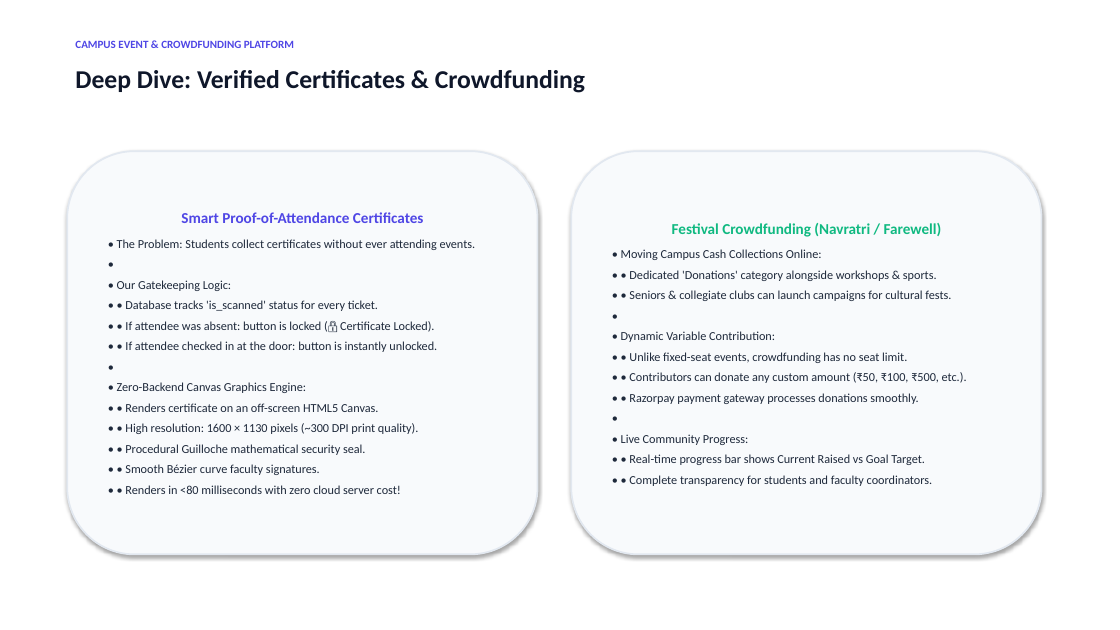
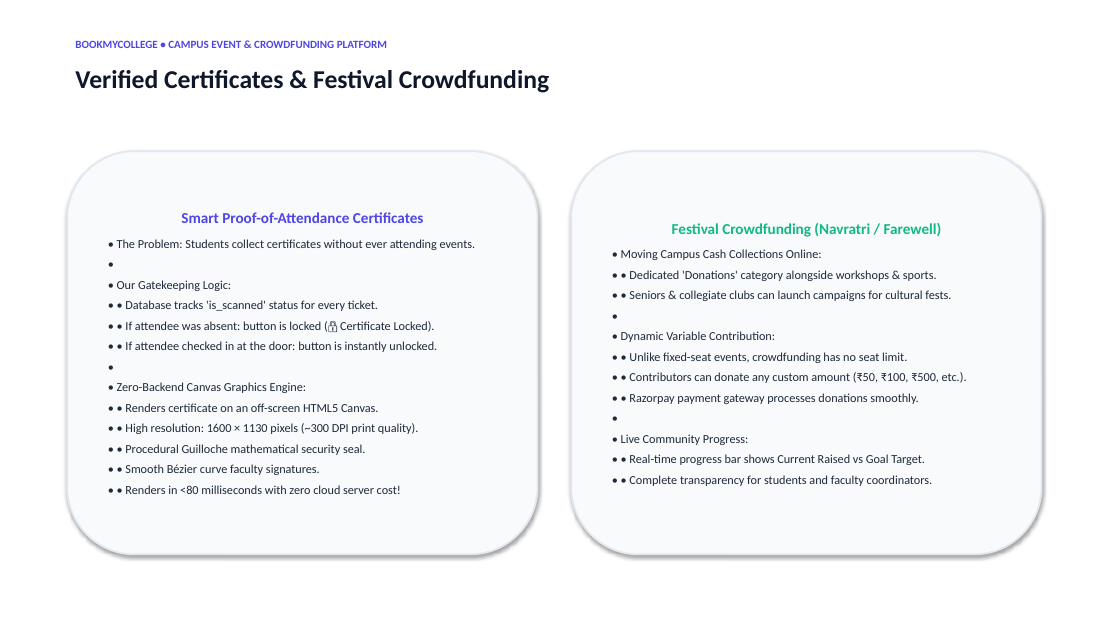
Before and after one commit to HarshitSingh-1/ITW, a slide deck: slide 7 of CAMPUS_EVENT_PLATFORM_PRESENTATION.pptx. Drawn at 1120x630 pixels with LibreOffice and Linux fonts; fonts in the diff are those of the drawing. Boxes give left, top, right and bottom in pixels: in the first picture for what was removed or moved away, otherwise in the second. Text is boxed around its words. In the diff, an @@ line names an element or a change of style, - is before the commit and + after.

```diff
--- a/CAMPUS_EVENT_PLATFORM_PRESENTATION.pptx
+++ b/CAMPUS_EVENT_PLATFORM_PRESENTATION.pptx
@@ text at (75, 40, 387, 48): text changed @@
-CAMPUS EVENT & CROWDFUNDING PLATFORM
+BOOKMYCOLLEGE • CAMPUS EVENT & CROWDFUNDING PLATFORM
@@ text at (75, 70, 549, 93): text changed @@
-Deep Dive: Verified Certificates & Crowdfunding
+Verified Certificates & Festival Crowdfunding
```
Also in this commit, not shown: 11 other slides changed, 3 other files.
